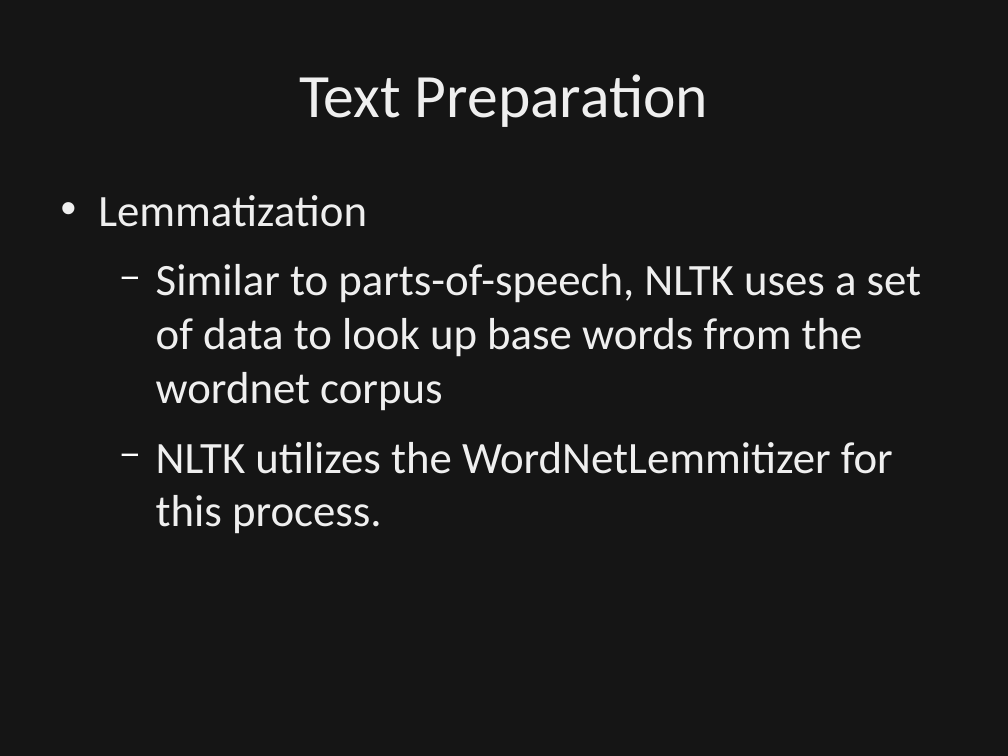
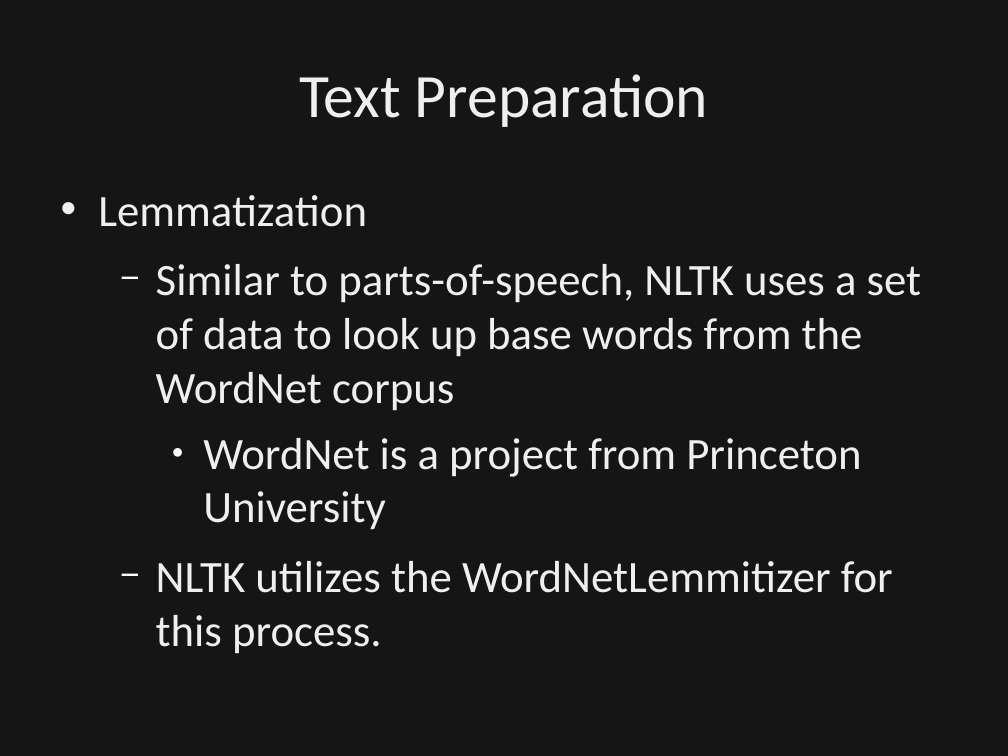
Before and after one commit to dbowmans46/PracticalProgramming, a slide deck: slide 46 of Session 7 - Python/Instructional Material/Session 7 - Python Brief Intro to NLP.odp. Drawn at 1008x756 pixels with LibreOffice and Linux fonts; fonts in the diff are those of the drawing; background and template pictures are left out; a plain dark background stands for a picture behind light text. Boxes give left, top, right and bottom in pixels: in the first picture for what was removed or moved away, otherwise in the second. Text is boxed around its words. In the diff, an @@ line names an element or a change of style, - is before the commit and + after.

```diff
--- a/Session 7 - Python/Instructional Material/Session 7 - Python Brief Intro to NLP.odp
+++ b/Session 7 - Python/Instructional Material/Session 7 - Python Brief Intro to NLP.odp
@@ text at (x1=156, y1=264, x2=922, y2=530): text changed @@
-  − Similar to parts-of-speech, NLTK uses a set of data to look up base words from the wordnet corpus
+  − Similar to parts-of-speech, NLTK uses a set of data to look up base words from the WordNet corpus
+    ● WordNet is a project from Princeton University
```
Also in this commit, not shown: 3 other slides changed, 1 other file.
